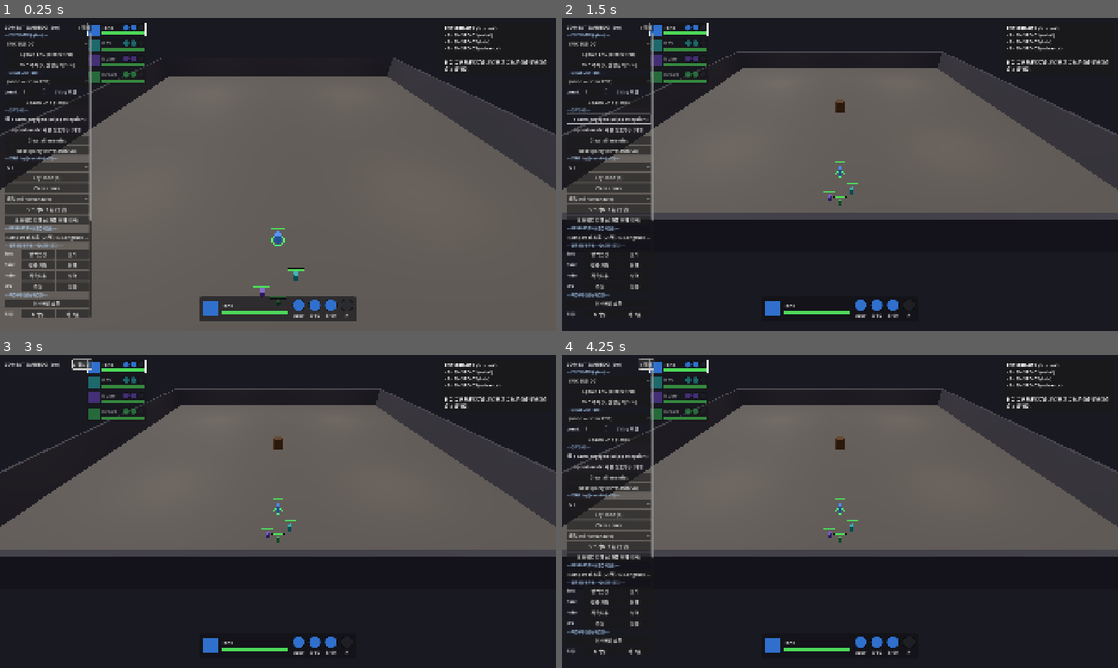
Above: before the commit, frames 1-4 (two rows, left to right).
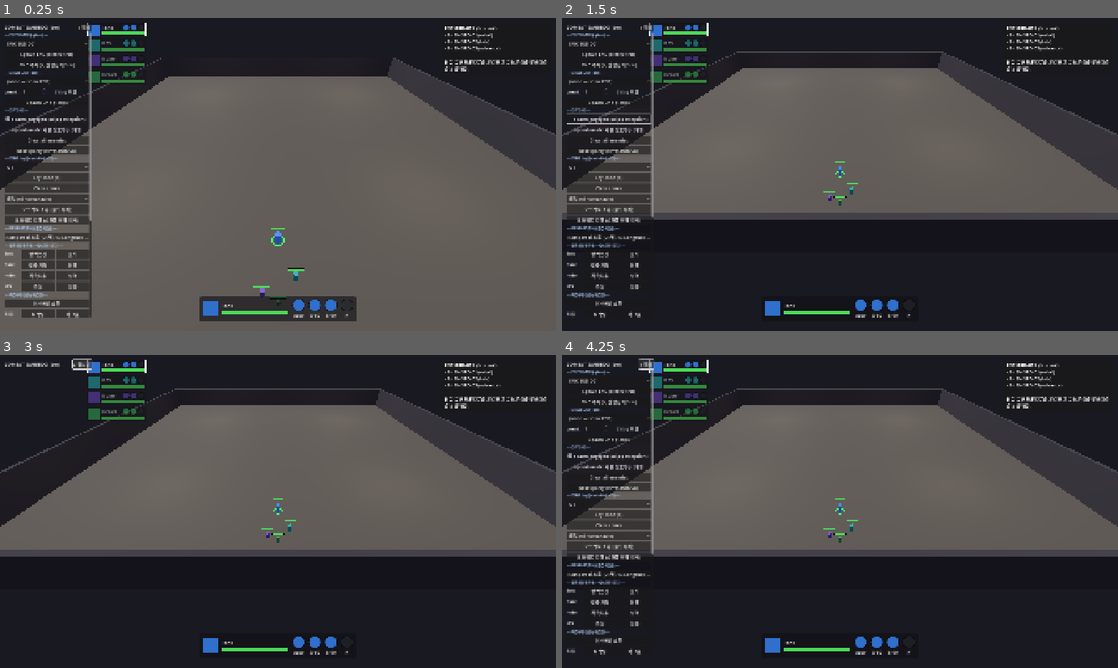
Above: after the commit, the same moments.

Repository: haepari1019/project_tdc_game
Game: Godot game, scene res://scenes/dev/combat_sandbox.tscn
The game is run twice, just before and just after one commit, with the same random seed, the same clock (stepped at 60 frames per second) and the same inputs. This scene is started directly instead of the project's main scene.
Inputs:
- Up to frame 1 (0.25 s): no input
- Up to frame 2 (1.5 s): click "오브젝트 소환 (중앙)" (after the commit: "오브젝트 소환 (클릭 배치)") at 0.5 s; click "spawn engaged (skip perceptio…" at 1.25 s
- Up to frame 3 (3 s): click "spawn engaged (skip perceptio…" at 2 s; click "▾ 접기" at 2.75 s
- Up to frame 4 (4.25 s): click "▸ 펼치기" at 3.5 s

The runs differ from the first frame. In frame 1, less than 0.1% of the frame differs, in the area x 4-13%, y 60-63%; in frame 2, 0.2%, in the area x 4-51%, y 26-65%; in frame 3, less than 0.1%; in frame 4, 0.2%.

Commit message:
feat(sandbox): 오브젝트를 클릭 배치로 (중앙 고정 → 지면 클릭)
"오브젝트 소환 (클릭 배치)" → 배치 모드(_pending_object_idx) 진입 → 좌클릭한
지면점(_ground_under_mouse)에 소환. Esc 취소. _unhandled_input에서 aim 모달
다음·selection 전에 클릭을 가로챈다(선택과 충돌 방지). 미사용 _map_center 제거.

Co-Authored-By: Claude Opus 4.8 (1M context) <noreply@anthropic.com>

Diff:
--- a/scripts/dev/combat_sandbox.gd
+++ b/scripts/dev/combat_sandbox.gd
@@ -132,6 +132,7 @@
 var _basic_dd: OptionButton   # 평타(basic) archetype — gear's basic half only (OFF = 평타 끔)
 var _spawned_objects: Array = []   # 사물 소환기로 놓은 오브젝트(배럴/토치) — "오브젝트 리셋"이 전체 제거
 var _object_dropdown: OptionButton   # 오브젝트 소환 드롭다운(SPAWNABLE_OBJECTS)
+var _pending_object_idx: int = -1    # 배치 모드 — >=0이면 다음 좌클릭 지면에 SPAWNABLE_OBJECTS[idx] 소환
 var _sub_dd: Array = []   # [OptionButton ×3] — Q/E/R sub loadout for the controlled member
 var _gear_dd: OptionButton   # Identity Gear swap (equips onto the matching-role member — F-008)
 var _cam_dragging := false
@@ -414,7 +415,7 @@
 		_object_dropdown.add_item(String(obj["label"]))
 	box.add_child(_object_dropdown)
 	var spawn_obj_btn := Button.new()
-	spawn_obj_btn.text = "오브젝트 소환 (중앙)"
+	spawn_obj_btn.text = "오브젝트 소환 (클릭 배치)"
 	spawn_obj_btn.pressed.connect(_on_spawn_object)
 	box.add_child(spawn_obj_btn)
 	var obj_reset_btn := Button.new()
@@ -680,19 +681,24 @@
 	var idx := _object_dropdown.selected
 	if idx < 0 or idx >= SPAWNABLE_OBJECTS.size():
 		return
-	var scr = SPAWNABLE_OBJECTS[idx]["script"]
+	_pending_object_idx = idx
+	_status.text = "%s — 지면을 좌클릭해 배치 (Esc 취소)" % String(SPAWNABLE_OBJECTS[idx]["label"])
+
+
+## 배치 모드: 마우스 아래 지면점에 대기 오브젝트 소환 + 추적. 지면을 못 잡으면(레이 평행) 유지.
+func _place_pending_object() -> void:
+	var gp = _ground_under_mouse()
+	if gp == null:
+		return
+	var scr = SPAWNABLE_OBJECTS[_pending_object_idx]["script"]
 	var o = scr.new()
-	o.position = _map_center()
+	o.position = gp
 	_map.add_child(o)
 	if o.has_method("setup"):
 		o.setup(_combat)
 	_spawned_objects.append(o)
-	_status.text = "%s 소환 @중앙" % String(SPAWNABLE_OBJECTS[idx]["label"])
-
-
-## 사물 소환 위치 = 파티~적 스폰 중점(대략 정중앙).
-func _map_center() -> Vector3:
-	return (_map.get_spawn_position("SANDBOX") + _map.get_deep_spawn_position("SANDBOX")) * 0.5
+	_status.text = "%s 배치" % String(SPAWNABLE_OBJECTS[_pending_object_idx]["label"])
+	_pending_object_idx = -1
 
 
 ## 사물 소환기로 놓은 오브젝트(배럴/토치) 전체 제거.
@@ -1082,6 +1088,15 @@
 		if event.is_action_pressed("ui_cancel"):
 			_aim_ctrl.cancel()
 			return
+	# 오브젝트 배치 모드 — 좌클릭 지면에 소환(aim 모달 다음·selection 전 → 클릭 가로챔). Esc=취소.
+	if _pending_object_idx >= 0:
+		if event is InputEventMouseButton and (event as InputEventMouseButton).button_index == MOUSE_BUTTON_LEFT and (event as InputEventMouseButton).pressed and not _pointer_over_panel():
+			_place_pending_object()
+			return
+		if event.is_action_pressed("ui_cancel"):
+			_pending_object_idx = -1
+			_status.text = "오브젝트 배치 취소"
+			return
 	# 좌클릭/드래그 선택 (씬 공유). dev 패널 위 좌클릭 프레스는 선택 시작 안 함(패널 우선).
 	if event is InputEventMouseButton and (event as InputEventMouseButton).button_index == MOUSE_BUTTON_LEFT and (event as InputEventMouseButton).pressed and _pointer_over_panel():
 		pass
